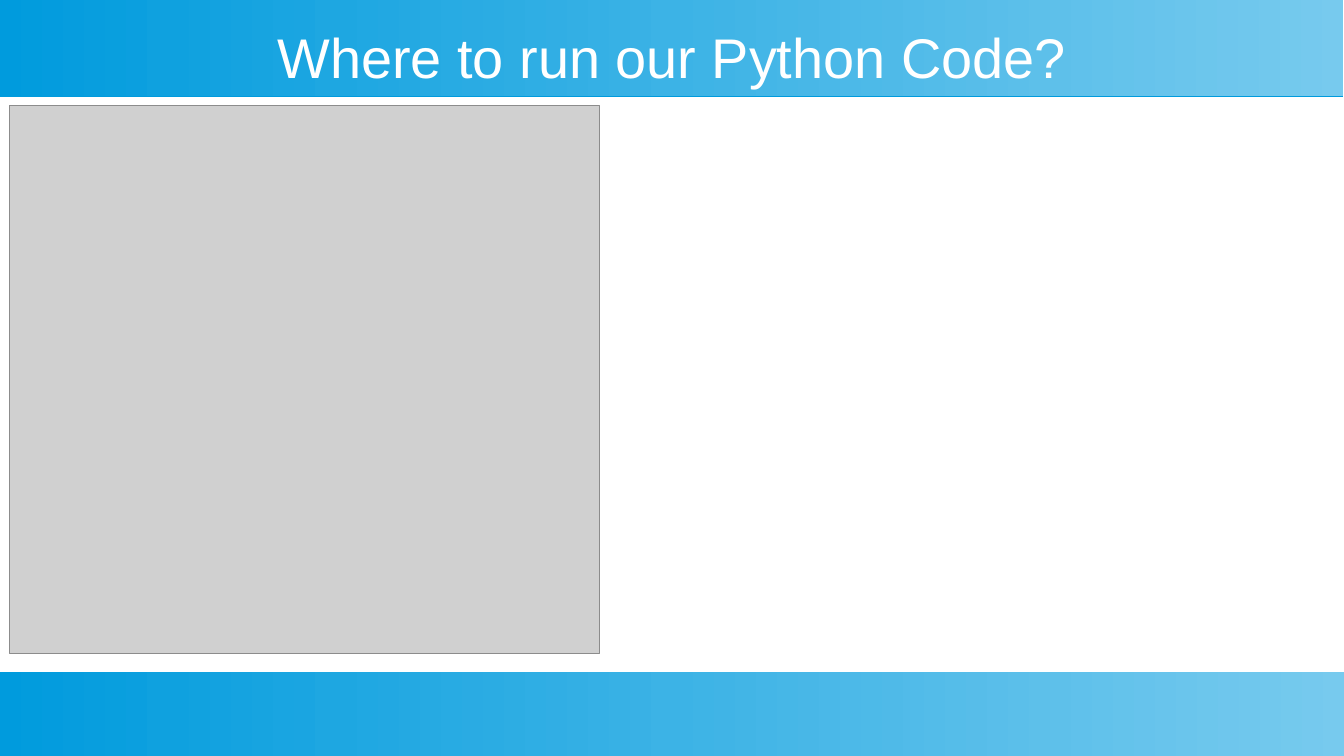
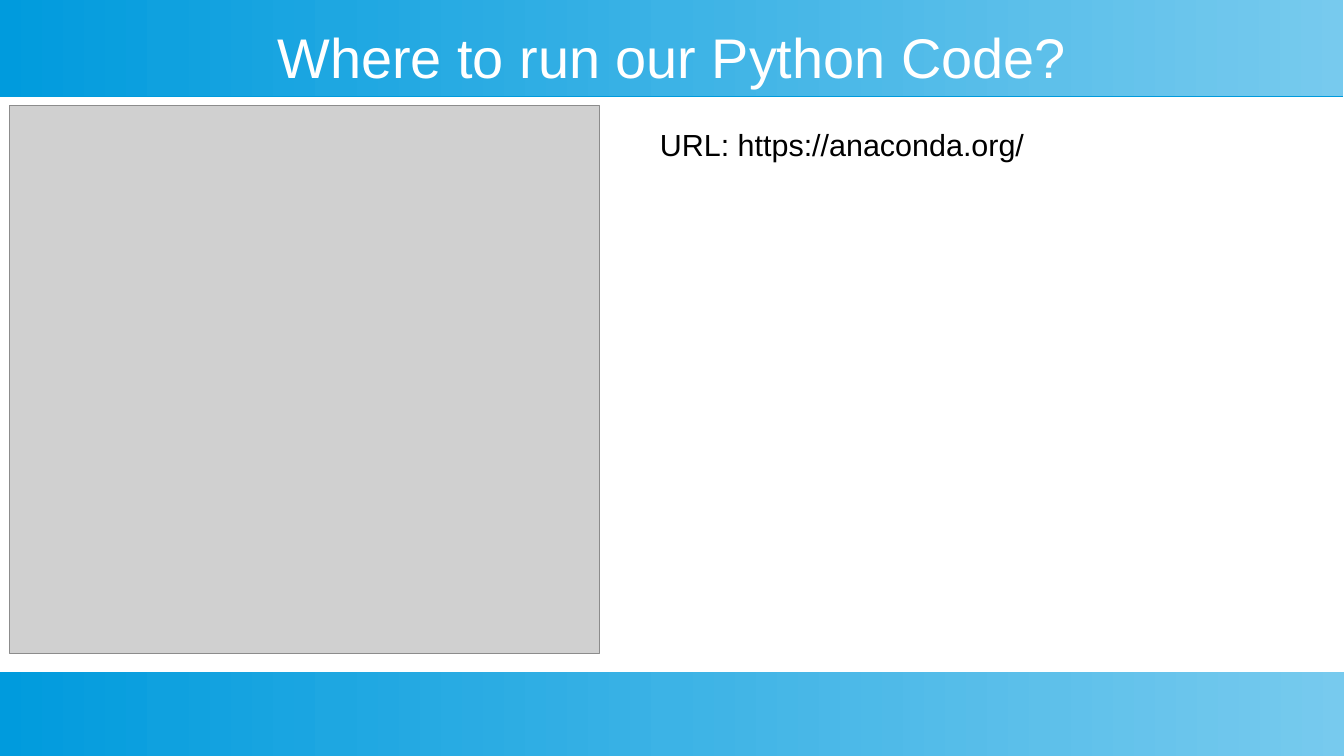
Before and after one commit to ashishjain1547/public_lessons_in_python, a slide deck: slide 3 of Ch 1- Calculator/First Class in Python.odp. Drawn at 1344x756 pixels with LibreOffice and Linux fonts; fonts in the diff are those of the drawing; grey boxes stand for pictures. Boxes give left, top, right and bottom in pixels: in the first picture for what was removed or moved away, otherwise in the second. Text is boxed around its words. In the diff, an @@ line names an element or a change of style, - is before the commit and + after.

```diff
--- a/Ch 1- Calculator/First Class in Python.odp
+++ b/Ch 1- Calculator/First Class in Python.odp
@@ text added at [660,134,1024,162], 18 pt, text #000000 @@
+URL: https://anaconda.org/
```
Also in this commit, not shown: 1 other slide changed, 1 slide added, 1 slide removed, 7 other files.
